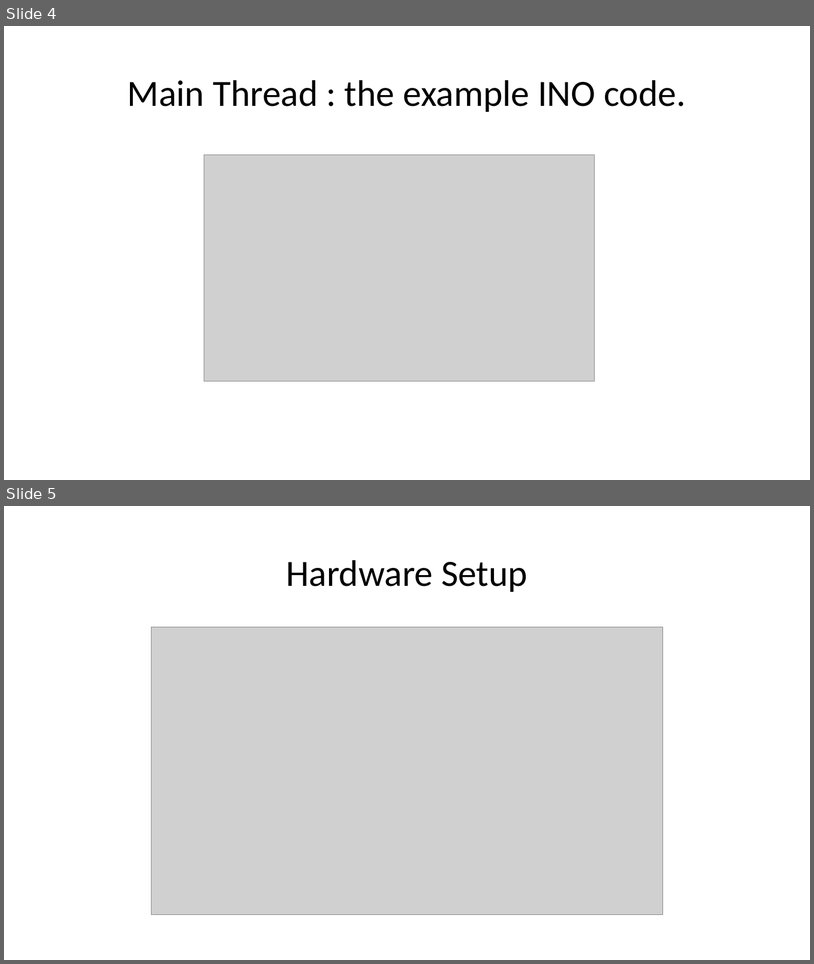
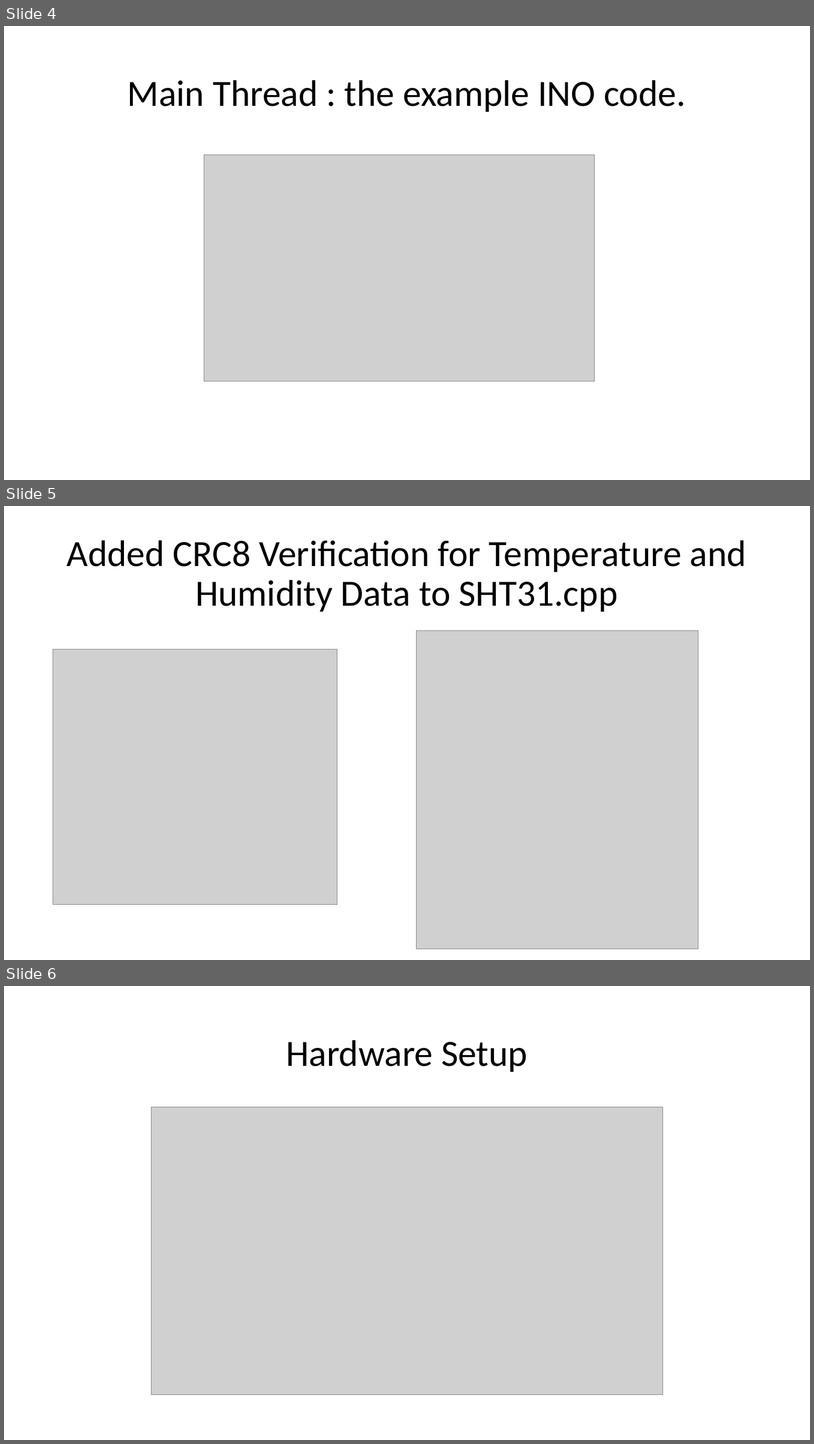
Before and after one commit to mightylastingcode/aecloud2_arduino_cpp_sht31_i2c1_grove, a slide deck: AE Cloud2 Arduino Firmware with SHT 31 (Grove Port).pptx. Shown one above the other, each under a label of ours: slides 4 and 5 before the commit, slides 4, 5 and 6 after it. The pictures are 814x964 and 814x1444 pixels, drawn with LibreOffice and Linux fonts; fonts in the diff are those of the drawing; grey boxes stand for pictures. Boxes give left, top, right and bottom in pixels: in the first picture for what was removed or moved away, otherwise in the second. Text is boxed around its words. In the diff, an @@ line names an element or a change of style, - is before the commit and + after.

Commit message:
add crc8 verification code

```diff
--- a/AE Cloud2 Arduino Firmware with SHT 31 (Grove Port).pptx
+++ b/AE Cloud2 Arduino Firmware with SHT 31 (Grove Port).pptx
@@ slide 5 added at (4,506,810,960), background #FFFFFF @@
@@ title added at (67,540,747,612), 44 pt, text #000000 @@
+Added CRC8 Verification for Temperature and Humidity Data to SHT31.cpp
@@ picture added at (417,631,699,948) @@
@@ picture added at (53,649,338,904) @@
@@ what was slide 5 is now slide 6 @@
```
Also in this commit, not shown: 1 slide changed, 2 other files.
